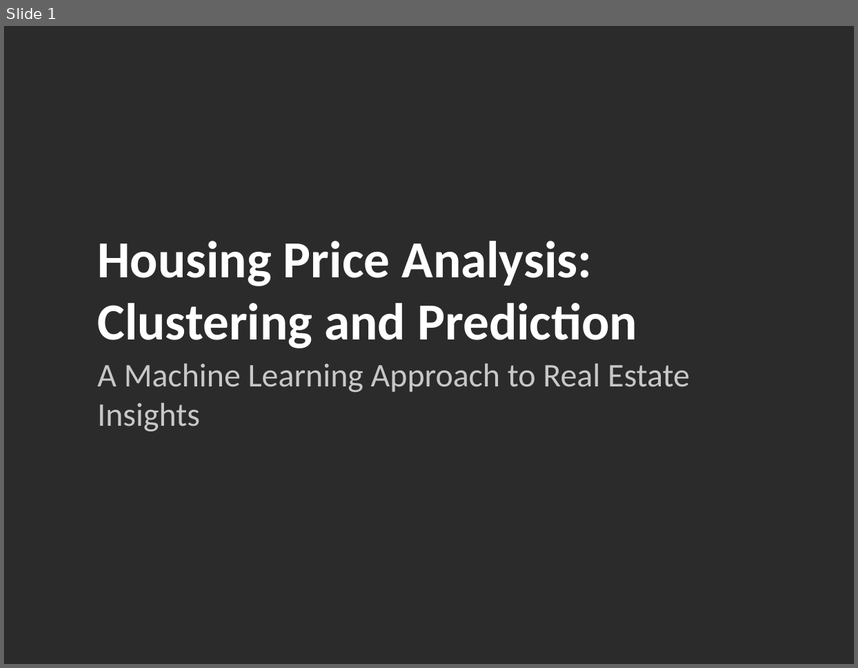
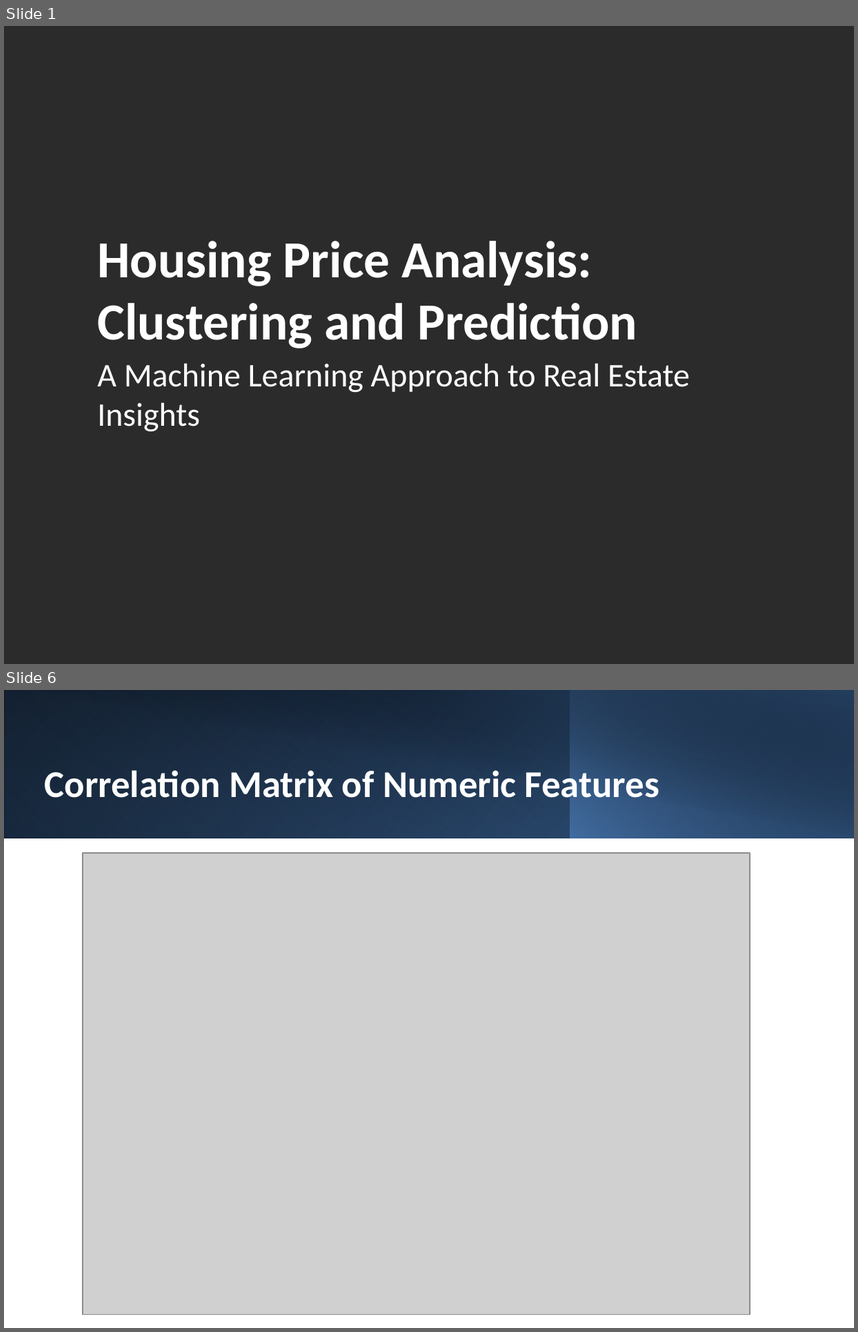
Before and after one commit to Niccolo901/Artificial_intelligence_repo, a slide deck: Housing_Price_Analysis_Presentation.pptx. Shown one above the other, each under a label of ours: slide 1 before the commit, slides 1 and 6 after it; the slides between them are not shown. The pictures are 858x668 and 858x1332 pixels, drawn with LibreOffice and Linux fonts; fonts in the diff are those of the drawing; grey boxes stand for pictures; background and template pictures are left out; a plain dark background stands for a picture behind light text. Boxes give left, top, right and bottom in pixels: in the first picture for what was removed or moved away, otherwise in the second. Text is boxed around its words. In the diff, an @@ line names an element or a change of style, - is before the commit and + after.

```diff
--- a/Housing_Price_Analysis_Presentation.pptx
+++ b/Housing_Price_Analysis_Presentation.pptx
@@ slide 6 added at box(4, 690, 854, 1328), background #FFFFFF @@
@@ rectangle added at box(4, 690, 854, 838), fill gradient #000000 to #376092 @@
@@ rectangle added at box(4, 690, 570, 838), fill gradient #4F81BD to #254061 @@
@@ rectangle added at box(36, 690, 854, 839), fill gradient #000000 to #254061 @@
@@ rectangle added at box(570, 690, 854, 838), fill gradient #4F81BD to #000000 @@
@@ text added at box(45, 765, 660, 798), 32 pt, text #FFFFFF, bold @@
+Correlation Matrix of Numeric Features
@@ picture added at box(82, 854, 749, 1314) @@
@@ slide 1 changed as well @@
@@ text "A Machine Learning Approach to ..." at box(97, 363, 690, 432): text colour #C8C8C8 to #FFFFFF @@
```
Also in this commit, not shown: 2 other slides changed, 19 other slides added, 6 slides removed, 12 other files.
